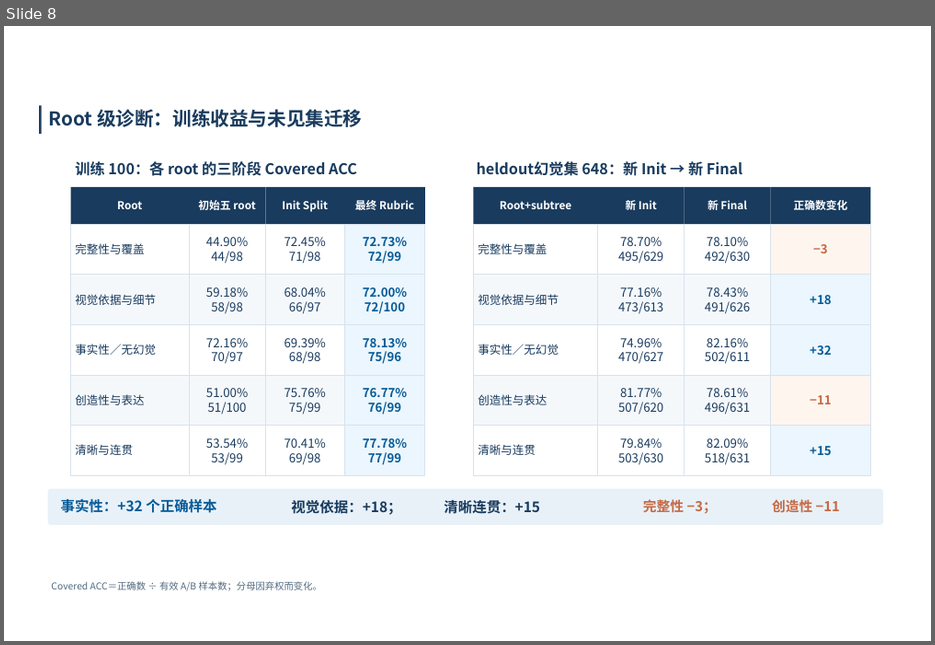
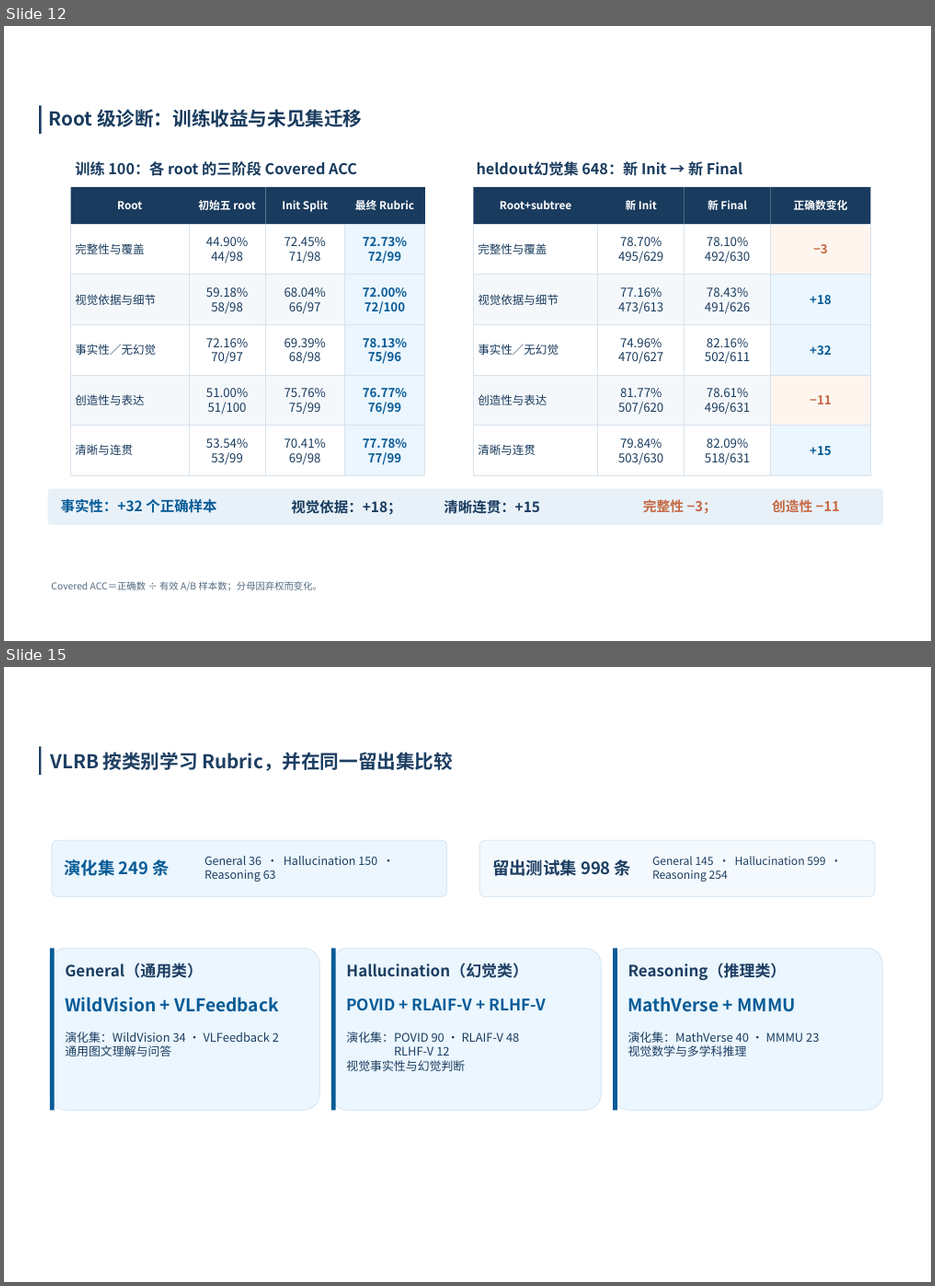
Before and after one commit to xiaoguaiwqx/02-Rubric, a slide deck: docs/experiments/subtree-local-reflection/framework.pptx. Shown one above the other, each under a label of ours: slide 8 before the commit, slides 12 and 15 after it; the slides between them are not shown. The pictures are 935x645 and 935x1286 pixels, drawn with LibreOffice and Linux fonts; fonts in the diff are those of the drawing; background and template pictures are left out. Boxes give left, top, right and bottom in pixels: in the first picture for what was removed or moved away, otherwise in the second. Text is boxed around its words. In the diff, an @@ line names an element or a change of style, - is before the commit and + after.

Commit message:
feat(experiments): record VLRB category rubric studies and slides

```diff
--- a/docs/experiments/subtree-local-reflection/framework.pptx
+++ b/docs/experiments/subtree-local-reflection/framework.pptx
@@ slide 15 added at [4, 667, 931, 1282], background picture (left out) @@
@@ rectangle added at [39, 746, 41, 775], fill #1D3E62 @@
@@ text added at [50, 752, 453, 771], 28 pt, text #1D3E62, bold @@
+VLRB 按类别学习 Rubric，并在同一留出集比较
@@ rounded rectangle added at [52, 840, 447, 897], fill #EBF6FE, outline #CDDFED 0.8 pt @@
@@ text added at [64, 859, 169, 876], 25 pt, text #075B97, bold @@
+演化集 249 条
@@ text added at [205, 856, 378, 881], 17 pt, text #1D3E62 @@
+General 36 · Hallucination 150 · Reasoning 63
@@ rounded rectangle added at [480, 840, 875, 897], fill #F4F9FD, outline #CDDFED 0.8 pt @@
@@ text added at [493, 859, 631, 876], 25 pt, text #1D3E62, bold @@
+留出测试集 998 条
@@ text added at [653, 856, 826, 881], 16.5 pt, text #1D3E62 @@
+General 145 · Hallucination 599 · Reasoning 254
@@ rounded rectangle added at [50, 949, 320, 1110], fill #EBF6FE, outline #CDDFED 0.8 pt @@
@@ rectangle added at [50, 949, 55, 1110], fill #075B97 @@
@@ text added at [65, 962, 203, 978], 23 pt, text #1D3E62, bold @@
+General（通用类）
@@ rounded rectangle added at [332, 949, 601, 1110], fill #EBF6FE, outline #CDDFED 0.8 pt @@
@@ rectangle added at [332, 949, 336, 1110], fill #075B97 @@
@@ text added at [346, 962, 528, 978], 23 pt, text #1D3E62, bold @@
+Hallucination（幻觉类）
@@ rounded rectangle added at [613, 949, 883, 1110], fill #EBF6FE, outline #CDDFED 0.8 pt @@
@@ rectangle added at [613, 949, 618, 1110], fill #075B97 @@
@@ text added at [629, 962, 787, 980], 23 pt, text #1D3E62, bold @@
+Reasoning（推理类）
@@ text added at [65, 996, 278, 1012], 26 pt, text #075B97, bold @@
+WildVision + VLFeedback
@@ text added at [629, 996, 795, 1012], 26 pt, text #075B97, bold @@
+MathVerse + MMMU
@@ text added at [346, 998, 547, 1011], 23.5 pt, text #075B97, bold @@
+POVID + RLAIF-V + RLHF-V
@@ text added at [65, 1031, 279, 1056], 17.5 pt, text #1D3E62 @@
+演化集：WildVision 34 · VLFeedback 2
+通用图文理解与问答
@@ text added at [346, 1031, 519, 1071], 17.5 pt, text #1D3E62 @@
+演化集：POVID 90 · RLAIF-V 48
+RLHF-V 12
+视觉事实性与幻觉判断
@@ text added at [629, 1031, 819, 1056], 17.5 pt, text #1D3E62 @@
+演化集：MathVerse 40 · MMMU 23
+视觉数学与多学科推理
@@ text added at [346, 1060, 465, 1071], 37 pt, text #FFFFFF, bold @@
+实验设计
@@ what was slide 8 is now slide 12 @@
```
Also in this commit, not shown: 2 slides changed, 5 other slides added, 14 other files.
